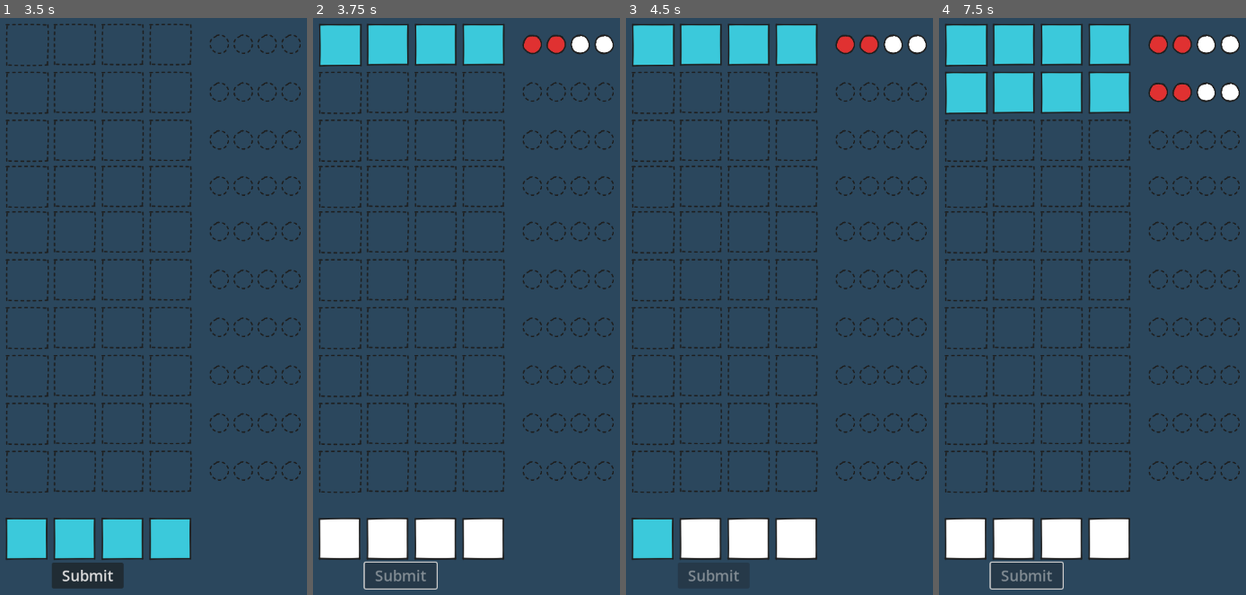
Above: before the commit, frames 1-4 (left to right).
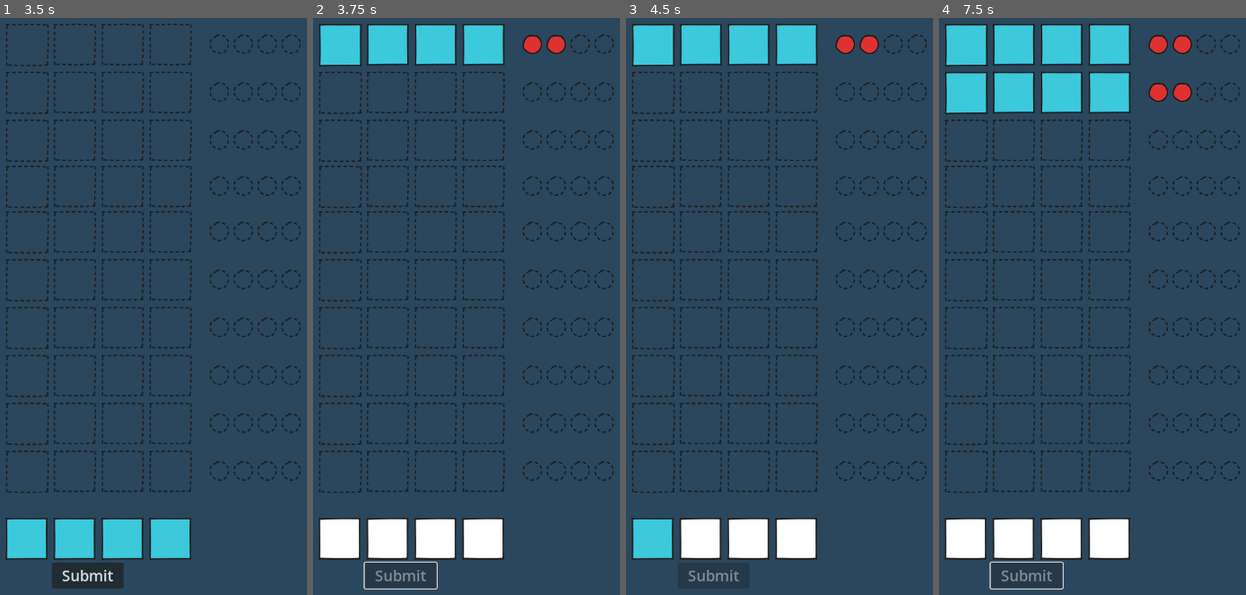
Above: after the commit, the same moments.

Repository: mromphf/mastermind
Game: Godot game, scene res://root.tscn
Two runs of this game, one before a commit and one after it. Both use one fixed random seed, a clock stepped at 60 frames per second and the inputs below.
Inputs (mouse positions are in pixels of both pictures, inside the frame that each line leads up to):
- Up to frame 1 (3.5 s): click (27, 537) at 0.5 s; click (73, 537) at 1.25 s; click (122, 537) at 2 s; click (171, 537) at 2.75 s
- Up to frame 2 (3.75 s): click "Submit" at 3.5 s
- Up to frame 3 (4.5 s): click (653, 537) at 4.25 s
- Up to frame 4 (7.5 s): click (1012, 537) at 5 s; click (1061, 537) at 5.75 s; click (1110, 537) at 6.5 s; click "Submit" at 7.25 s

Frame 1 is identical in both runs. In frame 2, 0.3% of the frame differs, in the area x 83-98%, y 2-7%; in frame 3, 0.3%; in frame 4, 0.6%, in the area x 83-98%, y 2-15%.

Commit message:
Functional hints.

Diff:
--- a/output.gd
+++ b/output.gd
@@ -12,7 +12,7 @@
 	for hint in hints.slice(0, correct):
 		hint.set_texture(Code.hint_map[2])
 
-	for hint in hints.slice(correct, white):
+	for hint in hints.slice(correct, correct + white):
 		hint.set_texture(Code.hint_map[1])
 
 
--- a/root.gd
+++ b/root.gd
@@ -10,17 +10,26 @@
 	c.YELLOW: "Yellow"
 }
 
+
+func _unique(arr):
+	var res = []
+	for x in arr:
+		if x not in res:
+			res.push_back(x)
+	return res
+
+
 func on_submission(submission: Dictionary):
-	var pos_cor = code.keys() \
-		.filter(func(x: int): return code[x] == submission[x])
+	var hits = code.keys() \
+		.filter(func(x: int): return code[x] == submission[x]) \
+		.map(func(x: int): return code[x])
 
-	var red = pos_cor.size()
-
-	var white = submission.values() \
-		.filter(func(x: int): return x in code.values() and x not in pos_cor) \
+	var white = _unique(submission.values()) \
+		.filter(func(x: int): return x in code.values()) \
+		.filter(func(x: int): return x not in hits) \
 		.size()
 
-	$Board.update(submission.values(), red, white)
+	$Board.update(submission.values(), hits.size(), white)
 
 
 func _ready():
@@ -33,4 +42,4 @@
 		4: targets.pick_random()
 	}
 	print(code.values().map(func(x: int): return __debug[x]))
-	# $HUD._draw_cheat_box(code.values());
+#	$HUD._draw_cheat_box(code.values());
